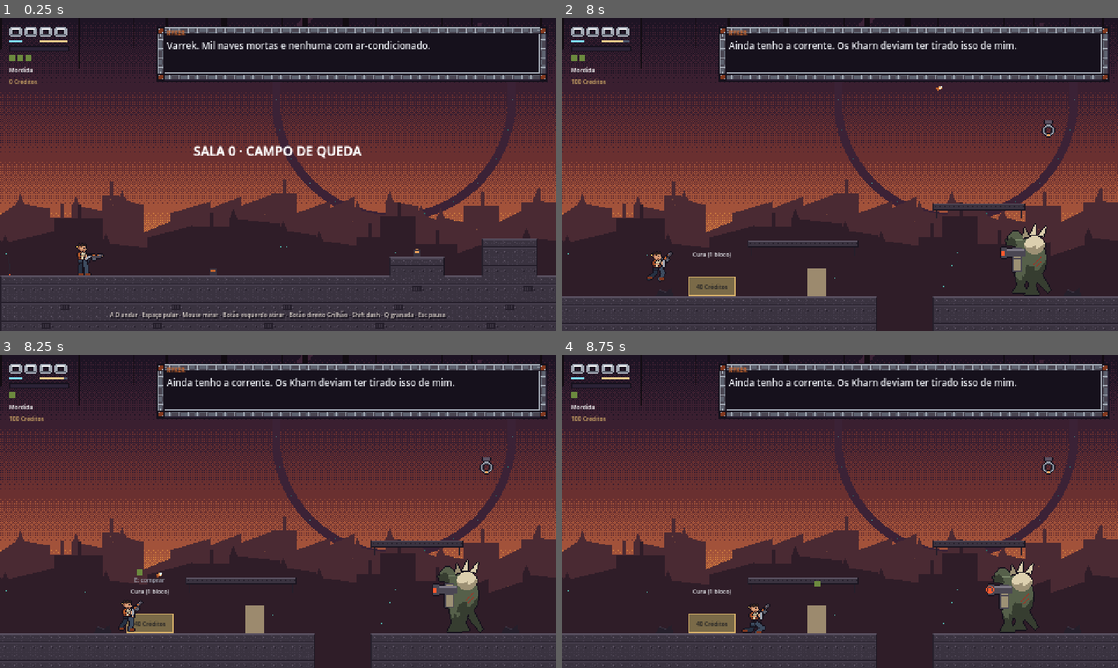
Above: before the commit, frames 1-4 (two rows, left to right).
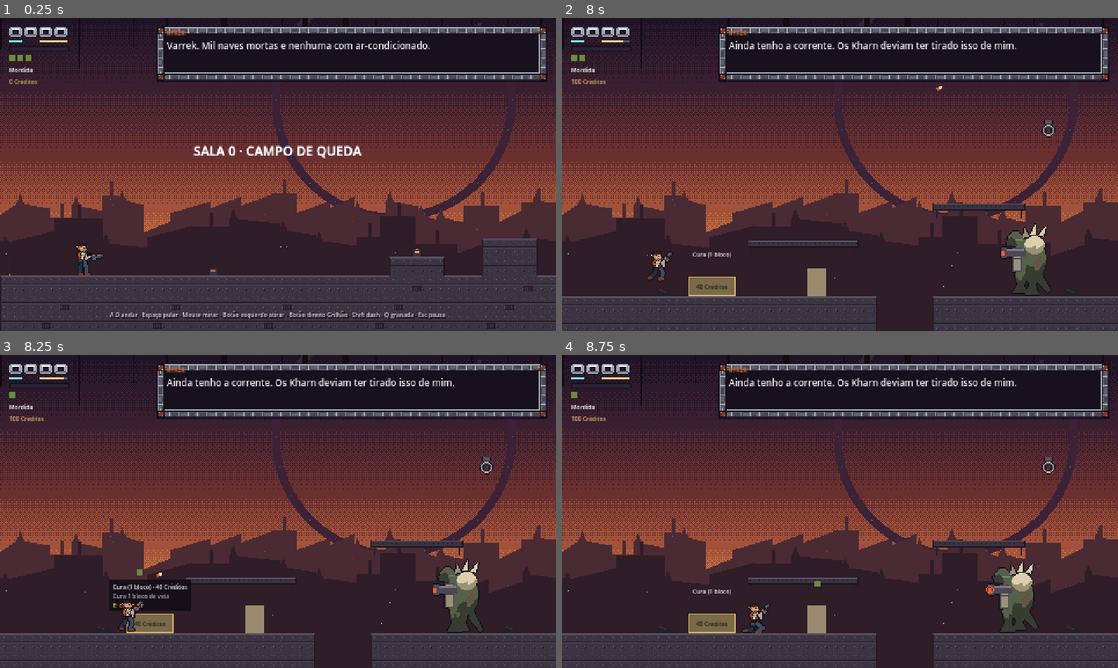
Above: after the commit, the same moments.

Repository: ccbarbosa5/jogo-plataforma
Game: Godot game, scene res://scenes/run/run_ato1.tscn
Two runs of this game, one before a commit and one after it. Both use one fixed random seed, a clock stepped at 60 frames per second and the inputs below. This scene is started directly instead of the project's main scene.
Inputs (mouse positions are in pixels of both pictures, inside the frame that each line leads up to):
- Up to frame 1 (0.25 s): no input
- Up to frame 2 (8 s): tap Enter at 0.5 s; move the mouse to (962, 158) at 0.52 s; hold D (mover_direita) 0.53-2.03 s; click (962, 158) at 0.6 s; tap Space (pular) at 0.77, 1.07, 1.52, 1.82, 3.02, 3.32, 3.77, 3.8, 4.07, 4.35, 4.52, 4.82, 6.02, 6.32, 6.77, 7.07, 7.52, 7.82 s; tap U (chamado) at 0.8, 1.35, 5.3, 5.85 s; move the mouse to (728, 190) at 1.27 s; click (728, 190) at 1.42 s; tap Shift (dash) at 1.55, 2.1, 6.05, 6.6 s; move the mouse to (895, 105) at 2.02 s; hold A (mover_esquerda) 2.03-2.78 s; click (895, 105) at 2.17 s; tap Q (granada) at 2.3, 2.85, 6.8 s; move the mouse to (812, 237) at 2.77 s; hold D (mover_direita) 2.78-4.28 s; click (812, 237) at 2.92 s; tap E (interagir) at 3.05, 3.6, 7.55 s; move the mouse to (1006, 221) at 3.52 s; click (1006, 221) at 3.67 s; tap F11 (debug_sala_teste) at 4.15 s; move the mouse to (673, 127) at 4.27 s; hold A (mover_esquerda) 4.28-5.03 s; click (673, 127) at 4.55 s; move the mouse to (867, 174) at 5.02 s; hold D (mover_direita) 5.03-5.78 s; click (867, 174) at 5.1 s; move the mouse to (756, 96) at 5.77 s; hold A (mover_esquerda) 5.78-7.28 s; click (756, 96) at 5.92 s; move the mouse to (962, 158) at 6.52 s; click (962, 158) at 6.67 s; move the mouse to (728, 190) at 7.27 s; hold D (mover_direita) from 7.28 s (still down); right-click (728, 190) at 7.35 s; click (728, 190) at 7.42 s
- Up to frame 3 (8.25 s): keep holding D (mover_direita); move the mouse to (333, 442) at 8.02 s; tap Q (granada) at 8.1 s; click (333, 442) at 8.17 s
- Up to frame 4 (8.75 s): keep holding D (mover_direita); tap Space (pular) at 8.3 s

Frames 1-2 are identical in both runs. In frame 3, 1.3% of the frame differs, in the area x 19-35%, y 71-82%; in frame 4, nothing differs.

Commit message:
Pega recompensas só com E ou clique, não ao encostar (D-066)
Co-Authored-By: Claude Opus 5.5 <noreply@anthropic.com>
Claude-Session: https://claude.ai/code/session_01BAjwL55r3BP5j98r99JpxV

Diff:
--- a/scripts/inimigos/chacal.gd
+++ b/scripts/inimigos/chacal.gd
@@ -57,7 +57,9 @@
 			if alvo == null:
 				velocity.x = move_toward(velocity.x, 0.0, Unidades.px(30.0) * delta)
 				return
-			var dx: float = alvo.global_position.x + desvio_x - global_position.x
+			var dx: float = alvo.global_position.x - global_position.x
+			if absf(dx) > 40.0:
+				dx += desvio_x  # espalha o bando na chegada; de perto, vai direto
 			if absf(dx) > 2.0:
 				olhando = 1 if dx > 0.0 else -1
 			velocity.x = olhando * Unidades.px(velocidade)
--- a/scripts/inimigos/roedor.gd
+++ b/scripts/inimigos/roedor.gd
@@ -34,7 +34,9 @@
 	if alvo == null:
 		velocity.x = move_toward(velocity.x, 0.0, Unidades.px(20.0) * delta)
 		return
-	var dx: float = alvo.global_position.x + desvio_x - global_position.x
+	var dx: float = alvo.global_position.x - global_position.x
+	if absf(dx) > 40.0:
+		dx += desvio_x  # espalha o bando na chegada; de perto, vai direto
 	if absf(dx) > 2.0:
 		olhando = 1 if dx > 0.0 else -1
 	velocity.x = olhando * Unidades.px(velocidade)
--- a/scripts/recompensas/loja_ilo.gd
+++ b/scripts/recompensas/loja_ilo.gd
@@ -1,7 +1,8 @@
 class_name LojaIlo
-extends Area2D
+extends Interagivel
 ## Uma banca da loja do Mercador Ilo na run (GD-02 §6.5). Cada banca vende um item; a sala de
-## loja põe três lado a lado (cura, dádiva Kharn, dádiva Vesh). Encoste e aperte Interagir.
+## loja põe três lado a lado (cura, dádiva Kharn, dádiva Vesh). Chegue perto e aperte E (ou clique);
+## encostar não compra (D-066).
 ## GD-07: o "Aprimoramento de Arma" saiu da loja (as Gambiarras vêm ao limpar as salas).
 
 signal comprou(jogador: Jogador, item: StringName)
@@ -15,8 +16,14 @@
 
 @export var item: StringName = &"cura"
 
+## O que cada item faz (aparece perto da banca, D-066).
+const EFEITOS: Dictionary = {
+	&"cura": "Cura 1 bloco de vida",
+	&"dadiva_kharn": "Escolha 1 de 3 dádivas Kharn",
+	&"dadiva_vesh": "Escolha 1 de 3 dádivas Vesh",
+}
+
 var vendidos: int = 0
-var _cliente: Jogador
 var _aviso: String = ""
 var _timer_aviso: float = 0.0
 
@@ -64,37 +71,28 @@
 
 
 func _ready() -> void:
-	collision_layer = 0
-	collision_mask = Camadas.JOGADOR
-	if get_child_count() == 0:
-		var forma := CollisionShape2D.new()
-		var r := RectangleShape2D.new()
-		r.size = Vector2(40, 32)
-		forma.shape = r
-		forma.position = Vector2(0, -16)
-		add_child(forma)
-	body_entered.connect(_ao_entrar)
-	body_exited.connect(_ao_sair)
+	tamanho_area = Vector2(40, 32)
+	super()
 
 
-func _ao_entrar(corpo: Node2D) -> void:
-	var jogador := corpo as Jogador
-	if jogador == null:
-		return
-	_cliente = jogador
-	if not jogador.interagiu.is_connected(_ao_interagir):
-		jogador.interagiu.connect(_ao_interagir)
+func titulo() -> String:
+	return "%s · %d Créditos" % [nome_item(), preco()]
 
 
-func _ao_sair(corpo: Node2D) -> void:
-	if corpo == _cliente:
-		if _cliente.interagiu.is_connected(_ao_interagir):
-			_cliente.interagiu.disconnect(_ao_interagir)
-		_cliente = null
+func descricao() -> String:
+	return EFEITOS.get(item, "")
 
 
-func _ao_interagir(jogador: Jogador) -> void:
-	comprar.call_deferred(jogador)
+func texto_tecla() -> String:
+	return "E: comprar"
+
+
+func pode_interagir() -> bool:
+	return restantes() > 0
+
+
+func interagir(jogador: Jogador) -> void:
+	comprar(jogador)
 
 
 func _avisar(texto: String) -> void:
@@ -114,11 +112,12 @@
 	var fonte: Font = Fontes.pequena()
 	var tam: int = Fontes.TAMANHO_PEQUENA
 	if restantes() > 0:
-		var cor: Color = Color("eceff4") if _cliente == null or _cliente.creditos >= preco() else Color("ff8a6a")
-		draw_string(fonte, Vector2(-40, -34), nome_item(), HORIZONTAL_ALIGNMENT_CENTER, 80, tam, cor)
 		draw_string(fonte, Vector2(-40, -6), "%d Créditos" % preco(), HORIZONTAL_ALIGNMENT_CENTER, 80, tam, Color("1a1c22"))
-		if _cliente != null:
-			draw_string(fonte, Vector2(-40, -44), "E: comprar", HORIZONTAL_ALIGNMENT_CENTER, 80, tam, Color("a7adba"))
+		if e_a_vez():
+			desenhar_dica(-20)
+		else:
+			var cor: Color = Color("eceff4") if not esta_perto() or jogador_perto.creditos >= preco() else Color("ff8a6a")
+			draw_string(fonte, Vector2(-40, -34), nome_item(), HORIZONTAL_ALIGNMENT_CENTER, 80, tam, cor)
 	else:
 		draw_string(fonte, Vector2(-40, -6), "Esgotado", HORIZONTAL_ALIGNMENT_CENTER, 80, tam, Color("1a1c22"))
 	if _timer_aviso > 0.0:
--- a/scripts/recompensas/porta_faccao.gd
+++ b/scripts/recompensas/porta_faccao.gd
@@ -1,11 +1,11 @@
 class_name PortaFaccao
-extends Area2D
-## Recompensa de facção (GD-01 §6.3): ao encostar, abre a TelaRecompensa com 3 dádivas da facção.
+extends Interagivel
+## Recompensa de facção (GD-01 §6.3): com E (ou clique), abre a TelaRecompensa com 3 dádivas
+## da facção. Encostar só mostra o nome e o que dá (D-066).
 ## O emblema da facção fica em cima da porta (provisório até a ART: brasa Kharn, verde Vesh).
-## Enquanto o gerador de salas não existe, a porta fica na sala e é pega ao encostar.
 ## Pegar uma porta do grupo "portas_sala" fecha as outras (o jogador escolhe 1 saída).
 
-const GRUPO: StringName = &"portas_sala"
+const GRUPO_PORTAS: StringName = &"portas_sala"
 
 @export var catalogo: CatalogoFaccao
 ## Sala Elite: garante Raro ou melhor.
@@ -15,25 +15,32 @@
 
 
 func _ready() -> void:
-	add_to_group(GRUPO)
-	collision_layer = 0
-	collision_mask = Camadas.JOGADOR
-	if get_child_count() == 0:
-		var forma := CollisionShape2D.new()
-		var r := RectangleShape2D.new()
-		r.size = Vector2(24, 40)
-		forma.shape = r
-		forma.position = Vector2(0, -20)
-		add_child(forma)
-	body_entered.connect(_ao_entrar)
+	add_to_group(GRUPO_PORTAS)
+	tamanho_area = Vector2(24, 40)
+	super()
 
 
 func foi_usada() -> bool:
 	return _usada
 
 
-func _ao_entrar(corpo: Node2D) -> void:
-	var jogador := corpo as Jogador
+func titulo() -> String:
+	return catalogo.nome if catalogo != null else ""
+
+
+func descricao() -> String:
+	return "Escolha 1 de 3 dádivas" + (" (Rara ou melhor)" if elite else "")
+
+
+func texto_tecla() -> String:
+	return "E: escolher"
+
+
+func pode_interagir() -> bool:
+	return not _usada and catalogo != null
+
+
+func interagir(jogador: Jogador) -> void:
 	if _usada or jogador == null or jogador.esta_morto() or catalogo == null:
 		return
 	var tela := get_tree().get_first_node_in_group(TelaRecompensa.GRUPO) as TelaRecompensa
@@ -41,13 +48,13 @@
 		return
 	_usada = true
 	fechar_outras_portas(self)
-	tela.abrir.call_deferred(jogador, catalogo, elite)
+	tela.abrir(jogador, catalogo, elite)
 	queue_redraw()
 
 
 ## O jogador escolheu esta saída: as outras portas da sala somem.
 static func fechar_outras_portas(escolhida: Node) -> void:
-	for p in escolhida.get_tree().get_nodes_in_group(GRUPO):
+	for p in escolhida.get_tree().get_nodes_in_group(GRUPO_PORTAS):
 		if p != escolhida:
 			p.queue_free()
 
@@ -68,3 +75,4 @@
 	draw_polyline(PackedVector2Array([Vector2(0, y - 10), Vector2(10, y), Vector2(0, y + 10), Vector2(-10, y), Vector2(0, y - 10)]), Color("16111c"), 1.0)
 	var inicial: String = catalogo.nome.substr(catalogo.nome.rfind(" ") + 1, 1) if catalogo != null else "?"
 	draw_string(Fontes.texto(), Vector2(-6, y + 4), inicial, HORIZONTAL_ALIGNMENT_CENTER, 12, Fontes.TAMANHO_TEXTO, Color("16111c"))
+	desenhar_dica(y - 12)
--- a/scripts/run/estacao_reparo.gd
+++ b/scripts/run/estacao_reparo.gd
@@ -1,7 +1,8 @@
 class_name EstacaoReparo
-extends Area2D
+extends Interagivel
 ## Sala de Reparo (GD-01 §7.2): cura 2 blocos OU dá um upgrade extra; o jogador escolhe 1.
-## São duas estações lado a lado; usar uma desliga a outra. Desenho provisório.
+## São duas estações lado a lado; usar uma (com E ou clique, D-066) desliga a outra.
+## Desenho provisório.
 
 signal usada(estacao: EstacaoReparo, jogador: Jogador)
 
@@ -28,19 +29,27 @@
 
 func _ready() -> void:
 	add_to_group(&"estacoes_reparo")
-	collision_layer = 0
-	collision_mask = Camadas.JOGADOR
-	var forma := CollisionShape2D.new()
-	var r := RectangleShape2D.new()
-	r.size = Vector2(24, 24)
-	forma.shape = r
-	forma.position = Vector2(0, -12)
-	add_child(forma)
-	body_entered.connect(_ao_entrar)
+	tamanho_area = Vector2(24, 24)
+	super()
 
 
-func _ao_entrar(corpo: Node2D) -> void:
-	var jogador := corpo as Jogador
+func titulo() -> String:
+	return "Reparo" if tipo == "cura" else "Dádiva extra"
+
+
+func descricao() -> String:
+	return "Cura %d blocos de vida" % CURA_BLOCOS if tipo == "cura" else "Escolha 1 de 3 dádivas"
+
+
+func texto_tecla() -> String:
+	return "E: usar"
+
+
+func pode_interagir() -> bool:
+	return not desligada
+
+
+func interagir(jogador: Jogador) -> void:
 	if desligada or jogador == null or jogador.esta_morto():
 		return
 	usar(jogador)
@@ -72,6 +81,8 @@
 	draw_rect(Rect2(-10, -8, 20, 8), Color("4b4753"))
 	draw_rect(Rect2(-6, -22, 12, 14), Color(cor, 0.9))
 	var texto: String = "Cura: +2 blocos" if tipo == "cura" else "Dádiva extra"
-	if not desligada:
+	if e_a_vez():
+		desenhar_dica(-28 + roundf(sin(Time.get_ticks_msec() / 400.0)))
+	elif not desligada:
 		draw_string(Fontes.pequena(), Vector2(-50, -28 + roundf(sin(Time.get_ticks_msec() / 400.0))), texto,
 				HORIZONTAL_ALIGNMENT_CENTER, 100, Fontes.TAMANHO_PEQUENA, Color("eceff4"))
--- /dev/null
+++ b/scripts/run/interagivel.gd
@@ -0,0 +1,147 @@
+class_name Interagivel
+extends Area2D
+## Base das escolhas da run (D-066): portas de saída, portas de facção, estações de reparo e
+## bancas da loja. **Encostar não pega:** perto dela aparecem o nome, o que dá e "E". Só o
+## botão Interagir (E) ou um clique em cima dela pega. Com várias perto, E pega só a mais
+## próxima do jogador.
+
+const GRUPO: StringName = &"interagiveis"
+const COR_NOME: Color = Color("eceff4")
+const COR_DESCRICAO: Color = Color("a7adba")
+const COR_TECLA: Color = Color("ffc95c")
+
+## Área de toque (centrada no meio da área de baixo para cima, em px).
+var tamanho_area: Vector2 = Vector2(24, 40)
+var jogador_perto: Jogador
+
+
+func _ready() -> void:
+	add_to_group(GRUPO)
+	collision_layer = 0
+	collision_mask = Camadas.JOGADOR
+	if get_child_count() == 0:
+		var forma := CollisionShape2D.new()
+		var r := RectangleShape2D.new()
+		r.size = tamanho_area
+		forma.shape = r
+		forma.position = Vector2(0, -tamanho_area.y / 2.0)
+		add_child(forma)
+	body_entered.connect(_ao_entrar)
+	body_exited.connect(_ao_sair)
+
+
+# --- Para as subclasses ---
+
+## Ainda pode ser escolhida?
+func pode_interagir() -> bool:
+	return true
+
+
+## Pegou (E ou clique).
+func interagir(_jogador: Jogador) -> void:
+	pass
+
+
+func titulo() -> String:
+	return ""
+
+
+func descricao() -> String:
+	return ""
+
+
+func texto_tecla() -> String:
+	return "E: pegar"
+
+
+# --- Proximidade ---
+
+func esta_perto() -> bool:
+	return jogador_perto != null and is_instance_valid(jogador_perto)
+
+
+## A mais próxima do jogador entre as que ele está tocando (E pega só ela).
+static func mais_proxima(jogador: Jogador) -> Interagivel:
+	var melhor: Interagivel = null
+	var menor: float = INF
+	for no in jogador.get_tree().get_nodes_in_group(GRUPO):
+		var i := no as Interagivel
+		if i == null or i.jogador_perto != jogador or not i.pode_interagir() or i.is_queued_for_deletion():
+			continue
+		var d: float = absf(i.global_position.x - jogador.global_position.x)
+		if d < menor:
+			menor = d
+			melhor = i
+	return melhor
+
+
+## Esta é a escolhida se o jogador apertar E agora?
+func e_a_vez() -> bool:
+	return esta_perto() and pode_interagir() and mais_proxima(jogador_perto) == self
+
+
+func _ao_entrar(corpo: Node2D) -> void:
+	var jogador := corpo as Jogador
+	if jogador == null:
+		return
+	jogador_perto = jogador
+	if not jogador.interagiu.is_connected(_ao_interagir):
+		jogador.interagiu.connect(_ao_interagir)
+
+
+func _ao_sair(corpo: Node2D) -> void:
+	if corpo != jogador_perto:
+		return
+	if jogador_perto.interagiu.is_connected(_ao_interagir):
+		jogador_perto.interagiu.disconnect(_ao_interagir)
+	jogador_perto = null
+
+
+func _exit_tree() -> void:
+	if esta_perto() and jogador_perto.interagiu.is_connected(_ao_interagir):
+		jogador_perto.interagiu.disconnect(_ao_interagir)
+	jogador_perto = null
+
+
+func _ao_interagir(jogador: Jogador) -> void:
+	if jogador.esta_morto() or not pode_interagir() or mais_proxima(jogador) != self:
+		return
+	interagir.call_deferred(jogador)
+
+
+## Clique em cima dela (D-065/D-066), com o jogador perto.
+func _unhandled_input(evento: InputEvent) -> void:
+	var clique := evento as InputEventMouseButton
+	if clique == null or not clique.pressed or clique.button_index != MOUSE_BUTTON_LEFT:
+		return
+	if not esta_perto() or not pode_interagir() or get_tree().paused:
+		return
+	var area := Rect2(global_position - Vector2(tamanho_area.x / 2.0, tamanho_area.y + 24.0),
+			Vector2(tamanho_area.x, tamanho_area.y + 24.0))
+	var ponto: Vector2 = get_canvas_transform().affine_inverse() * clique.position
+	if area.has_point(ponto):
+		get_viewport().set_input_as_handled()
+		interagir.call_deferred(jogador_perto)
+
+
+## Nome, efeito e tecla, desenhados acima da escolha (só a que E pegaria agora).
+func desenhar_dica(y: float) -> void:
+	if not e_a_vez():
+		return
+	var fonte: Font = Fontes.pequena()
+	var tam: int = Fontes.TAMANHO_PEQUENA
+	var linhas: Array[Array] = []
+	if not titulo().is_empty():
+		linhas.append([titulo(), COR_NOME])
+	if not descricao().is_empty():
+		linhas.append([descricao(), COR_DESCRICAO])
+	linhas.append([texto_tecla(), COR_TECLA])
+	var altura: float = fonte.get_height(tam)
+	var largura: float = 0.0
+	for l in linhas:
+		largura = maxf(largura, fonte.get_string_size(l[0], HORIZONTAL_ALIGNMENT_LEFT, -1, tam).x)
+	var topo: float = y - altura * linhas.size()
+	draw_rect(Rect2(-largura / 2.0 - 3.0, topo - 2.0, largura + 6.0, altura * linhas.size() + 3.0), Color(0.06, 0.05, 0.08, 0.8))
+	for k in linhas.size():
+		draw_string(fonte, Vector2(-largura / 2.0, topo + altura * (k + 1) - 2.0), linhas[k][0],
+				HORIZONTAL_ALIGNMENT_LEFT, -1, tam, linhas[k][1])
--- a/scripts/run/porta_saida.gd
+++ b/scripts/run/porta_saida.gd
@@ -1,7 +1,8 @@
 class_name PortaSaida
-extends Area2D
+extends Interagivel
 ## Saída de uma sala com a recompensa mostrada em cima (GD-01 §7.1 e §7.4).
-## Encostar escolhe esta saída: as outras somem e a run aplica a recompensa e segue.
+## D-066: encostar só mostra o nome e o que dá; E (ou clique) escolhe esta saída. Aí as outras
+## somem e a run aplica a recompensa e segue.
 ## Ícones provisórios (losango + texto).
 
 signal escolhida(porta: PortaSaida)
@@ -24,15 +25,8 @@
 
 func _ready() -> void:
 	add_to_group(&"portas_saida")
-	collision_layer = 0
-	collision_mask = Camadas.JOGADOR
-	var forma := CollisionShape2D.new()
-	var r := RectangleShape2D.new()
-	r.size = Vector2(24, 40)
-	forma.shape = r
-	forma.position = Vector2(0, -20)
-	add_child(forma)
-	body_entered.connect(_ao_entrar)
+	tamanho_area = Vector2(24, 40)
+	super()
 
 
 func foi_usada() -> bool:
@@ -43,12 +37,29 @@
 	return RegrasRecompensas.NOMES.get(tipo, tipo)
 
 
-func _ao_entrar(corpo: Node2D) -> void:
-	var jogador := corpo as Jogador
+func titulo() -> String:
+	return nome()
+
+
+func descricao() -> String:
+	return RegrasRecompensas.EFEITOS.get(tipo, "")
+
+
+func texto_tecla() -> String:
+	return "E: escolher"
+
+
+func pode_interagir() -> bool:
+	return not _usada
+
+
+func interagir(jogador: Jogador) -> void:
 	if _usada or jogador == null or jogador.esta_morto():
 		return
-	_usada = true
-	escolhida.emit.call_deferred(self)
+	# Ao pegar uma, as outras deixam de valer (a sala as apaga em seguida).
+	for p in get_tree().get_nodes_in_group(&"portas_saida"):
+		(p as PortaSaida)._usada = true
+	escolhida.emit(self)
 
 
 func _process(_delta: float) -> void:
@@ -70,5 +81,8 @@
 		draw_colored_polygon(pts, Color(cor, 0.85))
 		pts.append(pts[0])
 		draw_polyline(pts, Color("16111c"), 1.0)
-	draw_string(Fontes.pequena(), Vector2(-50, y - 16), ROTULOS.get(tipo, nome()), HORIZONTAL_ALIGNMENT_CENTER, 100,
-			Fontes.TAMANHO_PEQUENA, Color("eceff4"))
+	if e_a_vez():
+		desenhar_dica(y - 14)
+	else:
+		draw_string(Fontes.pequena(), Vector2(-50, y - 16), ROTULOS.get(tipo, nome()), HORIZONTAL_ALIGNMENT_CENTER, 100,
+				Fontes.TAMANHO_PEQUENA, Color("eceff4"))
--- a/scripts/run/regras_recompensas.gd
+++ b/scripts/run/regras_recompensas.gd
@@ -12,6 +12,13 @@
 	"kharn": "Dádiva Kharn", "vesh": "Dádiva Vesh",
 	"creditos": "Créditos", "nucleos": "Núcleos", "dados": "Dados de Inteligência",
 	"vida_maxima": "+1 bloco de vida", "chefe": "Ur-Kesh", "seguir": "Seguir",
+}
+## O que cada porta dá (aparece perto dela, D-066).
+const EFEITOS: Dictionary = {
+	"kharn": "Escolha 1 de 3 dádivas Kharn", "vesh": "Escolha 1 de 3 dádivas Vesh",
+	"creditos": "Créditos para a loja do Ilo", "nucleos": "Núcleos: ficam depois da morte",
+	"dados": "Dados: desbloqueiam coisas na nave", "vida_maxima": "+1 bloco de vida máximo",
+	"chefe": "A luta contra o chefe", "seguir": "Próxima sala",
 }
 
 
--- a/tests/horda/test_ondas.gd
+++ b/tests/horda/test_ondas.gd
@@ -55,23 +55,27 @@
 
 func test_1_entradas_por_tras_e_de_cima_so_no_pico_e_com_aviso_de_1_s() -> void:
 	var sala := _arena({"duracao": 6.0, "taxa": 2.0, "pico": 16, "fracao_atras_pico": 0.4, "fracao_cima_pico": 0.4,
-			"teto": 60, "teto_pico": 60})
-	var avisos: Dictionary = {}  # posição -> tempo
+			"teto": 60, "teto_pico": 60}, [], ["entrada_varrek", "carcaca_a1", "saida_varrek"], 240.0 + 240.0)
+	var avisos: Dictionary = {}  # posição -> [tempos]
 	var relogio: Array[float] = [0.0]
 	var erros: Array[String] = []
 	var excecoes: Array[int] = [0]
 	sala.diretor.aviso_entrada.connect(func(pos: Vector2, _o: StringName) -> void:
-		avisos[pos] = relogio[0]
+		if not avisos.has(pos):
+			avisos[pos] = []
+		avisos[pos].append(relogio[0])
 		if not sala.diretor.em_pico:
 			erros.append("aviso fora do pico"))
 	sala.diretor.entrou.connect(func(i: Inimigo, o: StringName) -> void:
 		if o == DiretorHorda.DIREITA:
 			return
 		excecoes[0] += 1
-		if not avisos.has(i.position):
+		if not avisos.has(i.position) or avisos[i.position].is_empty():
 			erros.append("entrou por %s sem aviso" % o)
-		elif relogio[0] - avisos[i.position] < 0.95:
-			erros.append("aviso curto (%.2f s)" % (relogio[0] - avisos[i.position])))
+			return
+		var t: float = avisos[i.position].pop_front()
+		if relogio[0] - t < 0.95:
+			erros.append("aviso curto (%.2f s)" % (relogio[0] - t)))
 	var pico_em: Array[float] = [-1.0]
 	sala.diretor.pico_anunciado.connect(func() -> void: pico_em[0] = relogio[0])
 	await esperar_frames(1)
--- /dev/null
+++ b/tests/run/test_recompensa_so_com_e.gd
@@ -0,0 +1,108 @@
+extends TestCase
+## D-066: recompensas de escolha só com E (ou clique). Encostar não pega.
+
+
+func _apertar_e(j: Jogador) -> void:
+	j.entrada.interagir_pressionado = true
+	await esperar_frames(1)
+	j.entrada.interagir_pressionado = false
+	await esperar_frames(2)
+
+
+func _portas(xs: Array, tipos: Array) -> Array[PortaSaida]:
+	var portas: Array[PortaSaida] = []
+	for k in xs.size():
+		var p := PortaSaida.new()
+		p.tipo = tipos[k]
+		p.position = Vector2(xs[k], 0)
+		add_child(p)
+		portas.append(p)
+	return portas
+
+
+func test_andar_por_cima_de_todas_nao_pega_nenhuma() -> void:
+	CenarioTeste.criar_chao(self)
+	var j := CenarioTeste.criar_jogador(self, Vector2(0, -1))
+	var portas := _portas([60, 100, 140], ["kharn", "creditos", "nucleos"])
+	var loja := LojaIlo.new()
+	loja.position = Vector2(190, 0)
+	add_child(loja)
+	var reparo := EstacaoReparo.criar_par(self, Vector2(230, 0), Vector2(260, 0))
+	j.creditos = 500
+	j.vida.receber_dano(1, true)
+	var escolhidas: Array[String] = []
+	for p in portas:
+		p.escolhida.connect(func(porta: PortaSaida) -> void: escolhidas.append(porta.tipo))
+	var perto: Array[bool] = [false, false, false]
+	j.entrada.direcao = Vector2i(1, 0)
+	for i in 120:
+		await esperar_frames(1)
+		for k in 3:
+			perto[k] = perto[k] or portas[k].esta_perto()
+		if j.global_position.x > 290.0:
+			break
+	j.entrada.direcao = Vector2i.ZERO
+	afirmar_igual(perto, [true, true, true], "passou por cima de todas")
+	afirmar_igual(escolhidas, [] as Array[String], "nenhuma porta escolhida")
+	for p in portas:
+		afirmar(not p.foi_usada() and not p.is_queued_for_deletion(), p.tipo + " continua lá")
+	afirmar_igual([loja.vendidos, j.creditos], [0, 500], "a loja não vendeu")
+	afirmar(not reparo[0].desligada and not reparo[1].desligada, "o reparo não foi usado")
+
+
+func test_e_pega_so_a_mais_proxima() -> void:
+	CenarioTeste.criar_chao(self)
+	var portas := _portas([90, 112], ["kharn", "vesh"])
+	var j := CenarioTeste.criar_jogador(self, Vector2(96, -1))
+	var escolhidas: Array[String] = []
+	for p in portas:
+		p.escolhida.connect(func(porta: PortaSaida) -> void: escolhidas.append(porta.tipo))
+	await esperar_frames(3)
+	afirmar(portas[0].esta_perto() and portas[1].esta_perto(), "as duas ao alcance")
+	afirmar(portas[0].e_a_vez() and not portas[1].e_a_vez(), "a dica aparece só na mais próxima")
+	afirmar_igual(portas[0].descricao(), "Escolha 1 de 3 dádivas Kharn", "mostra o que dá")
+	await _apertar_e(j)
+	afirmar_igual(escolhidas, ["kharn"] as Array[String], "E pegou só a mais próxima")
+	await _apertar_e(j)
+	afirmar_igual(escolhidas.size(), 1, "não escolhe duas vezes")
+
+
+func test_loja_e_reparo_com_e() -> void:
+	CenarioTeste.criar_chao(self)
+	var j := CenarioTeste.criar_jogador(self, Vector2(100, -1))
+	var loja := LojaIlo.new()
+	loja.position = Vector2(100, 0)
+	add_child(loja)
+	j.creditos = 100
+	j.vida.receber_dano(1, true)
+	await esperar_frames(3)
+	afirmar_igual(loja.vendidos, 0, "encostar não compra")
+	await _apertar_e(j)
+	afirmar_igual([loja.vendidos, j.creditos], [1, 60], "E comprou a Cura")
+	j.global_position = Vector2(300, -1)
+	var reparo := EstacaoReparo.criar_par(self, Vector2(300, 0), Vector2(360, 0))
+	await esperar_frames(3)
+	afirmar(not reparo[0].desligada, "encostar não usa o reparo")
+	await _apertar_e(j)
+	afirmar(reparo[0].desligada and reparo[1].desligada, "E usou o reparo e desligou o outro")
+
+
+func test_clique_em_cima_pega() -> void:
+	CenarioTeste.criar_chao(self)
+	var portas := _portas([100], ["dados"])
+	var j := CenarioTeste.criar_jogador(self, Vector2(100, -1))
+	var escolhidas: Array[String] = []
+	portas[0].escolhida.connect(func(porta: PortaSaida) -> void: escolhidas.append(porta.tipo))
+	await esperar_frames(3)
+	var tela: Vector2 = portas[0].get_global_transform_with_canvas() * Vector2(0, -20)
+	var mover := InputEventMouseMotion.new()
+	mover.position = tela
+	tree.root.push_input(mover)
+	var clique := InputEventMouseButton.new()
+	clique.button_index = MOUSE_BUTTON_LEFT
+	clique.pressed = true
+	clique.position = tela
+	portas[0]._unhandled_input(clique)
+	await esperar_frames(2)
+	afirmar_igual(escolhidas, ["dados"] as Array[String], "clique na porta, com o jogador perto, escolhe")
+	afirmar(is_instance_valid(j), "jogador")
--- a/tests/upgrades/test_upgrades_faccoes.gd
+++ b/tests/upgrades/test_upgrades_faccoes.gd
@@ -476,12 +476,14 @@
 	add_child(outra)
 	await esperar_frames(3)
 	j.entrada.direcao = Vector2i(1, 0)
-	for i in 30:
-		await esperar_frames(1)
-		if tela.esta_aberta():
-			break
+	await esperar_frames(15)
 	j.entrada.direcao = Vector2i.ZERO
-	afirmar(porta.foi_usada(), "pegou a porta")
+	afirmar(porta.esta_perto() and not porta.foi_usada(), "encostar não pega (D-066)")
+	j.entrada.interagir_pressionado = true
+	await esperar_frames(1)
+	j.entrada.interagir_pressionado = false
+	await esperar_frames(2)
+	afirmar(porta.foi_usada(), "pegou a porta com E")
 	afirmar(tela.esta_aberta(), "oferta Vesh aberta")
 	afirmar(not is_instance_valid(outra) or outra.is_queued_for_deletion(), "as outras saídas somem")
 	tela.escolher(0)
Not shown, added: scripts/run/interagivel.gd.uid
Not shown, added: tests/run/test_recompensa_so_com_e.gd.uid
